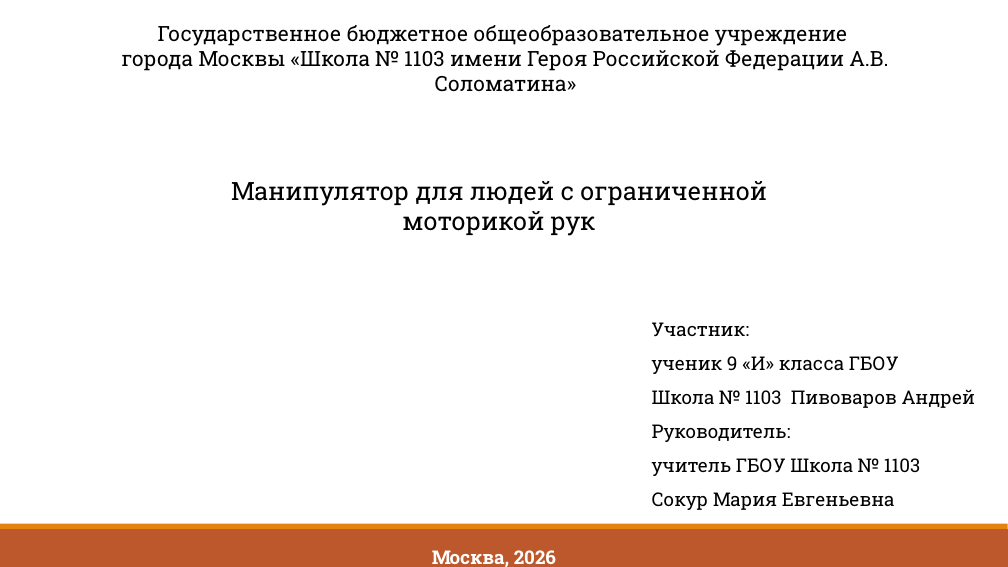
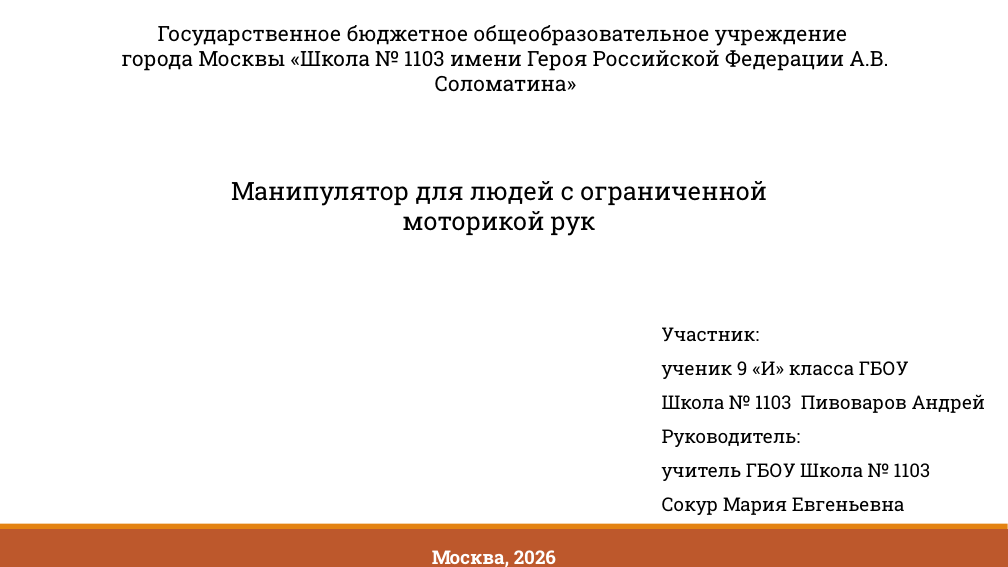
Before and after one commit to Zerocummer/Mmm-Yummers, a slide deck: slide 1 of Мышка для людей с ограниченной моторикой рук/Документы/Презентация о манипуляторе.pptx. Drawn at 1008x567 pixels with LibreOffice and Linux fonts; fonts in the diff are those of the drawing. Boxes give left, top, right and bottom in pixels: in the first picture for what was removed or moved away, otherwise in the second. Text is boxed around its words. In the diff, an @@ line names an element or a change of style, - is before the commit and + after.

```diff
--- a/Мышка для людей с ограниченной моторикой рук/Документы/Презентация о манипуляторе.pptx
+++ b/Мышка для людей с ограниченной моторикой рук/Документы/Презентация о манипуляторе.pptx
@@ text "Участник:": place and size @@
-text "Участник:" at [652,322,976,510]
+text "Участник:" at [662,327,986,515]
```
Also in this commit, not shown: 6 other slides changed, 1 other file.
